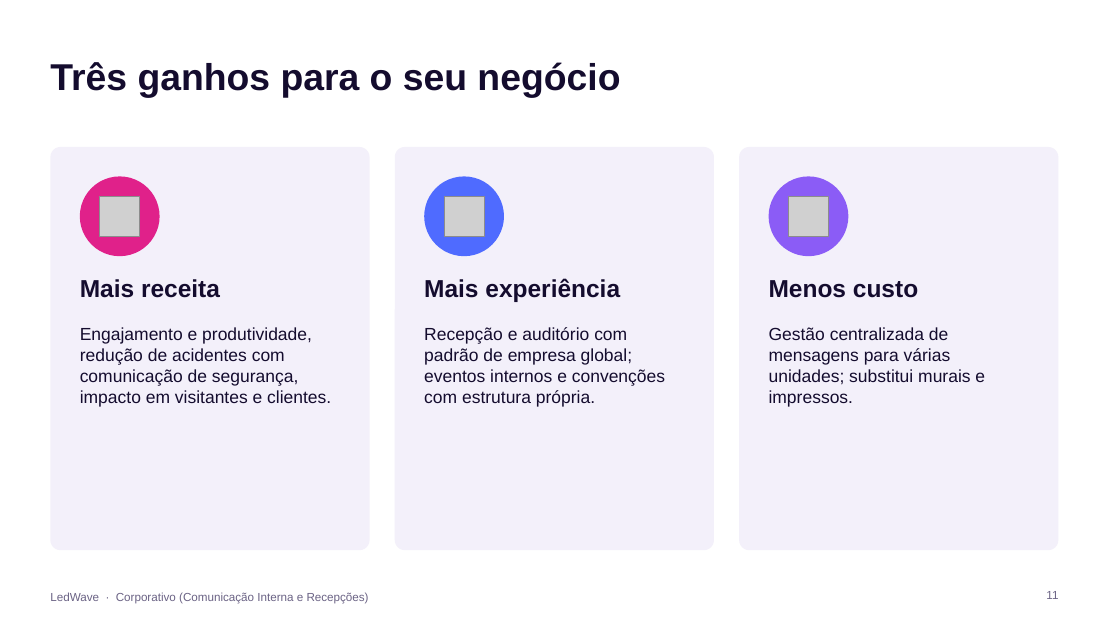
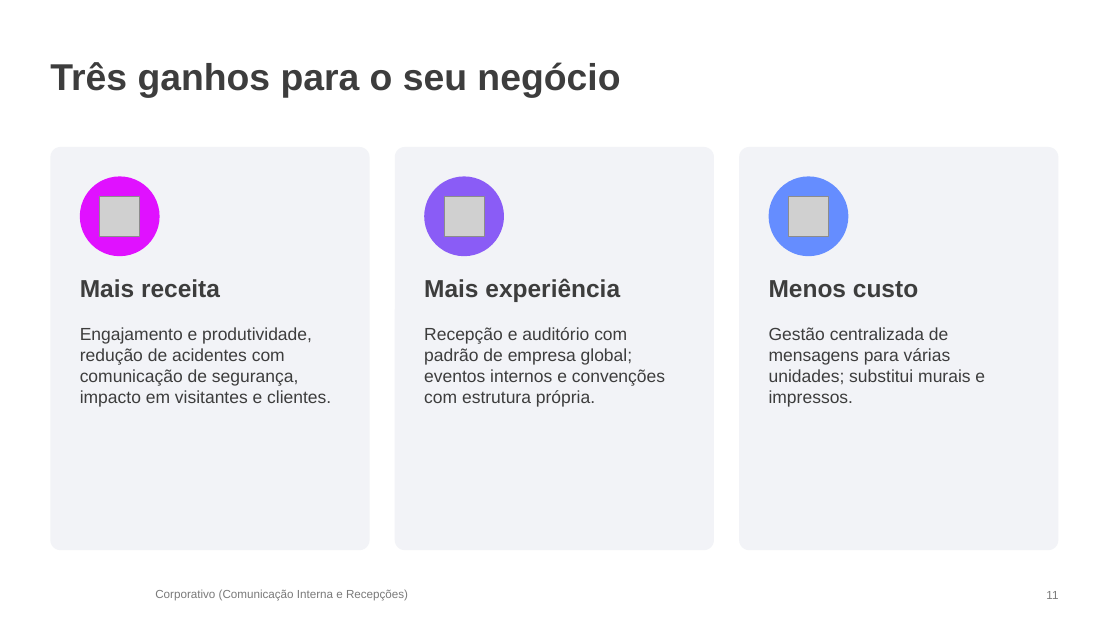
Before and after one commit to itarsilva/Treino, a slide deck: slide 11 of ledwave-comercial/apresentacoes/LedWave_Corporativo.pptx. Drawn at 1120x630 pixels with LibreOffice and Linux fonts; fonts in the diff are those of the drawing; grey boxes stand for pictures; background and template pictures are left out. Boxes give left, top, right and bottom in pixels: in the first picture for what was removed or moved away, otherwise in the second. Text is boxed around its words. In the diff, an @@ line names an element or a change of style, - is before the commit and + after.

```diff
--- a/ledwave-comercial/apresentacoes/LedWave_Corporativo.pptx
+++ b/ledwave-comercial/apresentacoes/LedWave_Corporativo.pptx
@@ fill #F3F0FA to #F2F3F7 in 3 elements at [50,147,370,550], [395,147,714,550], [739,147,1059,550] @@
@@ ellipse at [80,176,160,256]: fill #E0218A to #E011FF @@
@@ ellipse at [424,176,504,256]: fill #4F6BFF to #8A5CF6 @@
@@ ellipse at [769,176,849,256]: fill #8B5CF6 to #658DFF @@
@@ text colour #140C2E to #3D3D3D in 7 elements at [50,62,620,98], [80,279,220,298], [80,327,331,407], [424,278,620,302], [424,327,665,407], [769,280,918,298], [769,327,985,407] @@
@@ text at [155,589,408,601]: text changed; text colour #6B6385 to #7A7A7A @@
-LedWave · Corporativo (Comunicação Interna e Recepções)
+Corporativo (Comunicação Interna e Recepções)
@@ page number at [1046,591,1058,599]: text colour #6B6385 to #7A7A7A @@
```
Also in this commit, not shown: 13 other slides changed, 27 other files.
